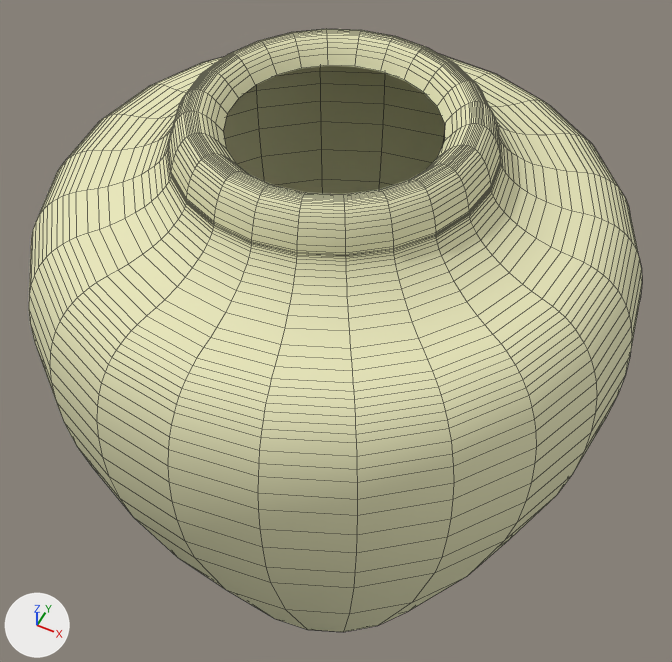
What one commit did to the FBX model Assets/vase number 3.fbx.
Camera for both pictures: a 50 mm camera at (1.39, -2.76, 4.68) aimed at (-0.1, 0.21, 0.97). Every picture has the same lights, and +X, +Y and +Z are marked at lower left. Mesh edges are drawn as thin lines. Where no turn or scale is listed for an object, it has been applied to the vertices.

The first picture shows 'Lathe'.
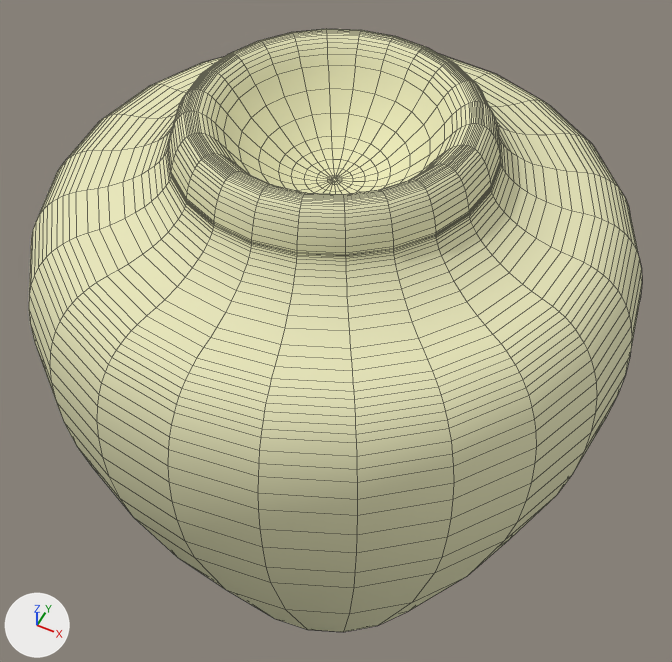
Where the change shows, as pixel boxes (x1, y1, x2, y2) in the pictures (672 x 662 px):
part 1 of me_mesh, added (beige)
    after: (223, 66, 445, 194)

Edits to the bpy script that builds the scene:
```text
Change me_mesh:
    used by ob_lathe; location = (0.0, 0.0, 0.0)
    remove me_mesh.from_pydata(...)  # 1896 vertices, 1872 faces; spans x -1.37..1.37, y -1.37..1.37, z -1.04..2.55
    add me_mesh.from_pydata(...)  # 2088 vertices, 2075 faces; spans x -1.37..1.37, y -1.37..1.37, z -1.04..2.55
    me_mesh part 1: 192 vertices added at x -0.39..0.39, y -0.39..0.39, z 2.19..2.37
```
